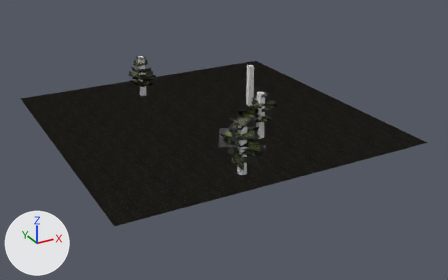
The glTF model public/scene1.glb: old version first, new version second.
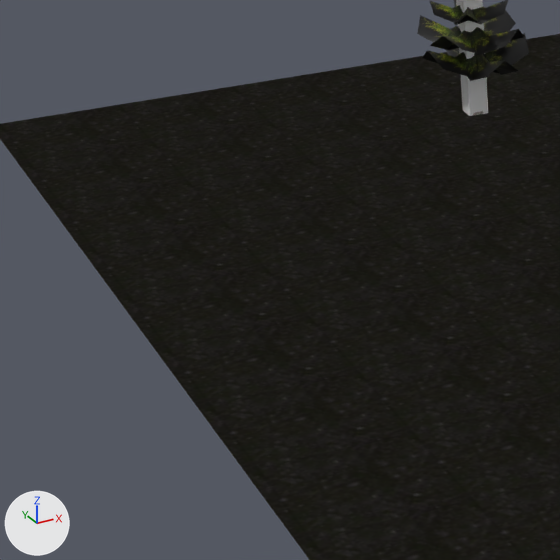
Each version appears first whole from a 50 mm lens placed at (-305.1, -597.3, 266.8), pointed at (8.5, -27.0, -18.3), and next in a close-up on the part from 5% to 37% of the width and 24% to 75% of the height. Arrows for +X, +Y and +Z are at lower left; the lights stay in place. Where no turn or scale is listed for an object, it has been applied to the vertices.

Before the edit, the objects in view are built like this:
```python
me_cube_889 = bpy.data.meshes.new('Cube.889')
me_cube_889.from_pydata(...)  # a box spanning x -1.0..1.0, y -1.0..1.0, z -1.0..1.0
me_cylinder_529 = bpy.data.meshes.new('Cylinder.529')
me_cylinder_529.from_pydata(...)  # 381 vertices, 355 faces; spans x -16.2..18.2, y -20.5..20.9, z -2.9..51.8
# faces by material slot: [35, 320]
me_cylinder_529.materials.append(mat_material_009)  # picture img_c
me_cylinder_529.materials.append(mat_texturescom_branches0011_1_masked_s)  # picture img_r
me_plane_011 = bpy.data.meshes.new('Plane.011')
me_plane_011.from_pydata(...)  # 4 vertices, 2 faces; spans x -1.0..1.0, y -1.0..1.0, z 0.0
me_plane_011.materials.append(mat_material_003)  # picture img_grass_01
ob_arbol4 = bpy.data.objects.new('Arbol4', me_cylinder_529)
ob_arbol4.location = (-33.6, 110.3, 3.1)
ob_cube_001 = bpy.data.objects.new('Cube.001', me_cube_889)
ob_cube_001.location = (-33.3, 111.4, 24.0)
ob_cube_001.rotation_euler = (0.0, 0.0, 3.142)  # degrees (0, 0, 180)
ob_cube_001.scale = (-3.19, -3.19, -26.2)
ob_plane_001 = bpy.data.objects.new('Plane.001', me_plane_011)
ob_plane_001.location = (0.0, 0.0, 0.0)
ob_plane_001.scale = (-174.0, -174.0, -174.0)
```
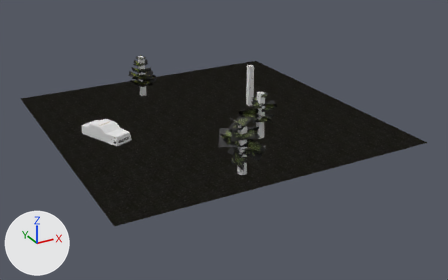
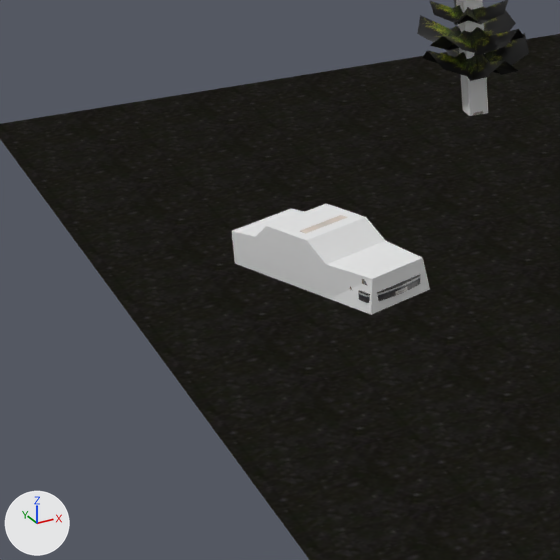
Location of each change, [x1, y1, x2, y2] in pixels of the close-ups (560 x 560 px):
'Cube.004', added: after [232, 204, 430, 315]
'Plane.002', added: after [300, 215, 420, 303]

What the commit changed:
Picture 'volvo' (img_volvo) is new.
Material 'Material.001' (mat_material_001) is new.
Its texture is img_volvo.
Its roughness is 0.4.
Mesh me_cube_002 is new.
It has 20 vertices, 36 faces and spans x -1.0..1.0, y -1.0..1.0, z -1.0..1.0.
Mesh me_plane is new.
It has 421 vertices, 822 faces and spans x 0.3..3.62, y -5.06..7.21, z -2.22..2.22.
It uses material mat_material_001 (picture img_volvo).
Object 'Cube.004' (ob_cube_004) is new; it shows me_cube_002.
Its location is (-118.6, 5.0, 7.5).
Its rotation in degrees is (0, 0, -157).
Its scale is (-10.6, -27.7, -7.59).
Object 'Plane.002' (ob_plane_002) is new; it shows me_plane.
Its location is (-116.7, 0.2, -1.5).
Its rotation in degrees is (90, 90, -67).
Its scale is (-4.62, -4.62, -4.62).
